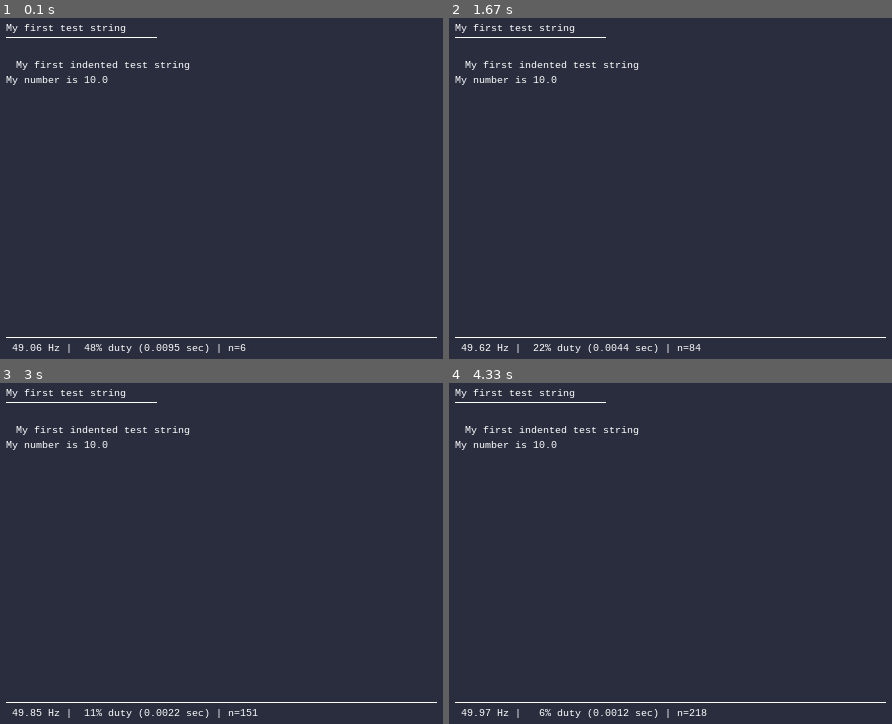
Above: before the commit, frames 1-4 (two rows, left to right).
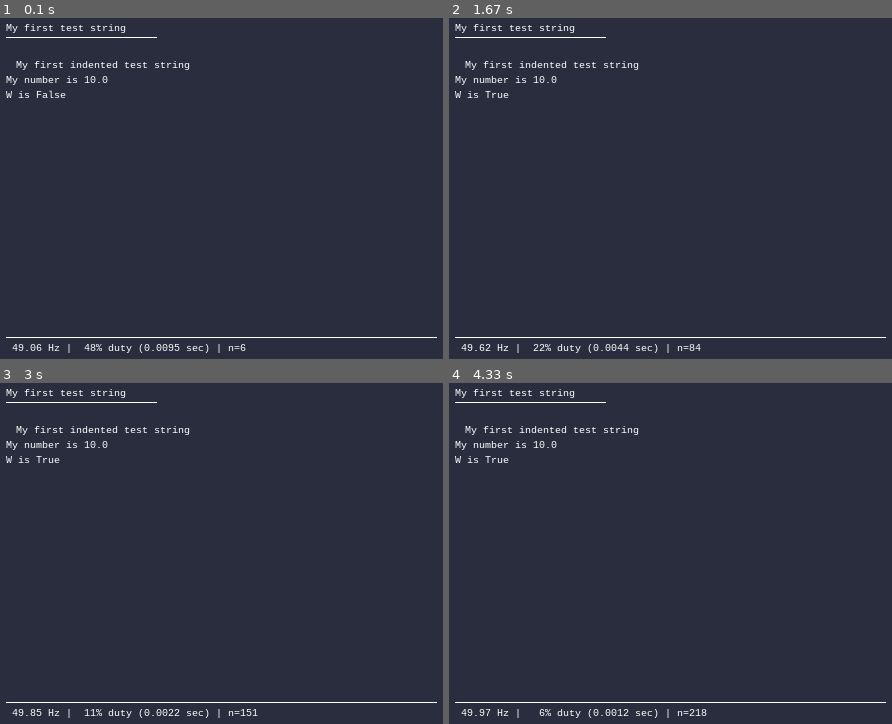
Above: after the commit, the same moments.

Repository: bgeiger99/lib_pytools
Game: pygame game, started from simple_pygame_display.py
Same seed, same stepped clock (60 frames per second), same inputs: the game is played once before the commit and once after it.
Inputs:
- Up to frame 1 (0.1 s): no input
- Up to frame 2 (1.67 s): tap W at 0.33 s
- Up to frame 3 (3 s): no input
- Up to frame 4 (4.33 s): no input

The runs differ from the first frame. In frame 1, 0.1% of the frame differs, in the area x 1-15%, y 21-24%; in frame 2, less than 0.1%; in frame 3, less than 0.1%; in frame 4, less than 0.1%.

Commit message:
Minor example correction

Diff:
--- a/simple_pygame_display.py
+++ b/simple_pygame_display.py
@@ -299,7 +299,7 @@
 
 
 
-
+pressed_w=False
 
 #%% ===== Example =================================================================================
 if __name__ == "__main__":
@@ -318,6 +318,8 @@
         for event in simdsp.events: # User did something.
             if event.type == pygame.KEYDOWN: # user pressed a key
                 print(f"User pressed {event.unicode}")
+                if event.unicode == 'w':
+                    pressed_w = not pressed_w
                 if event.unicode=='q':
                     print('quitting..')
                     simdsp.running=False  # This is not required, just here as an example
@@ -334,6 +336,7 @@
         simdsp.unindent()
         var1=10.
         simdsp.tprint(f"My number is {var1}")
+        simdsp.tprint(f"W is {pressed_w}")
 
 
     simdsp.close()
